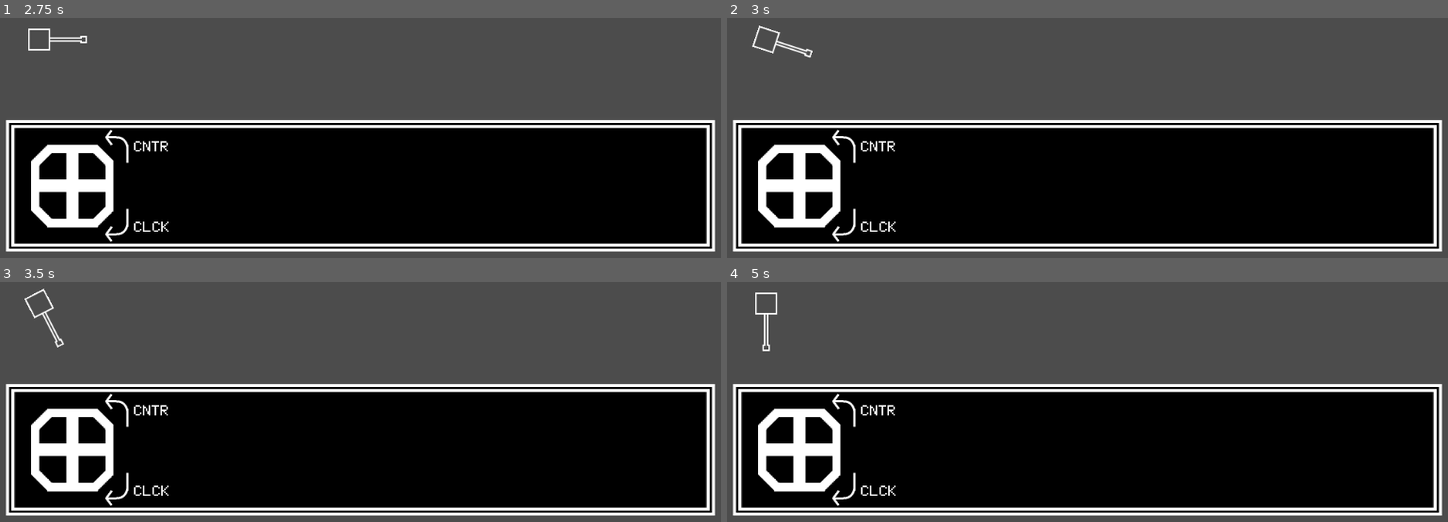
Above: before the commit, frames 1-4 (two rows, left to right).
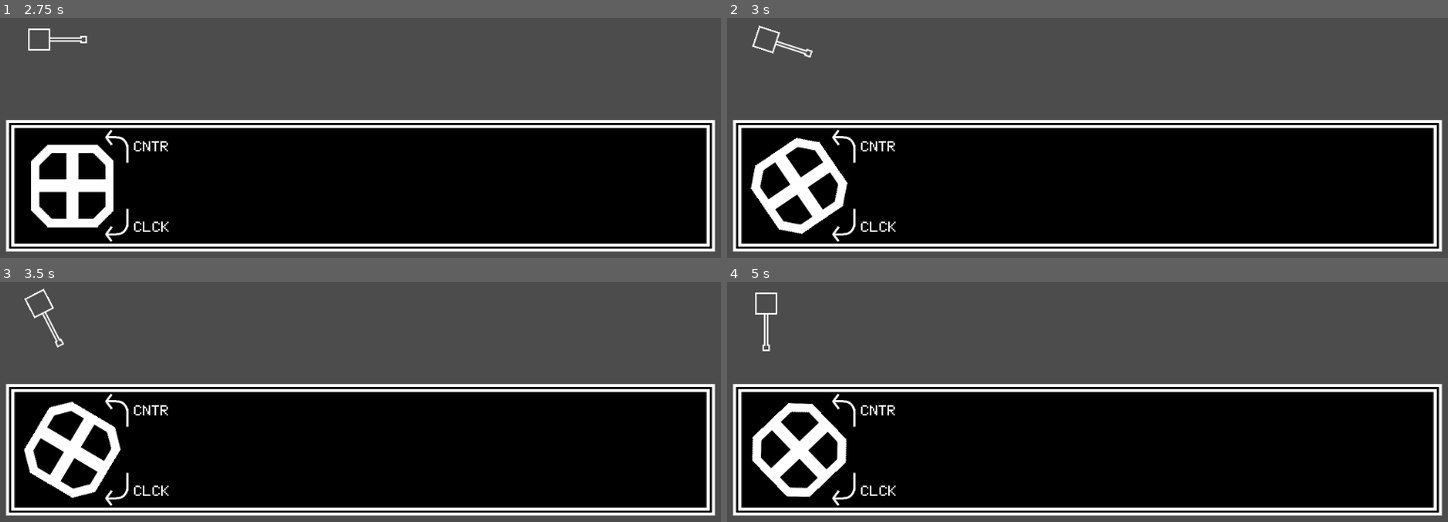
Above: after the commit, the same moments.

Repository: CluckeyMcCormick/fictional-guacamole
Game: Godot game, scene res://scenes/Main.tscn
The game is run twice, just before and just after one commit, with the same random seed, the same clock (stepped at 60 frames per second) and the same inputs.
Inputs (mouse positions are in pixels of both pictures, inside the frame that each line leads up to):
- Up to frame 1 (2.75 s): click (72, 186) at 0.5 s; click (72, 186) at 1.25 s; click (72, 186) at 2 s
- Up to frame 2 (3 s): tap Enter at 2.75 s; move the mouse to (outside the picture) at 2.77 s; hold E (tr_rotate_clockwise) from 2.78 s (still down)
- Up to frame 3 (3.5 s): keep holding E (tr_rotate_clockwise)
- Up to frame 4 (5 s): move the mouse to (936, 325) at 3.52 s; release E (tr_rotate_clockwise) at 3.53 s; tap Q (tr_rotate_counterwise) at 3.6 s; move the mouse to (outside the picture) at 4.27 s; hold E (tr_rotate_clockwise) from 4.28 s (still down)

Frame 1 is identical in both runs. In frame 2, 2.6% of the frame differs, in the area x 3-17%, y 49-91%; in frame 3, 2.5%; in frame 4, 2.8%, in the area x 3-17%, y 50-90%.

Commit message:
Finish the "turnable" wheel
It probably shouldn't have taken as long as it did, but I'm still
pretty new to this whole Godot thing.

All the same, I've finished developing the turnable wheel. I feel
like it's inefficient in terms of processing, but you gotta do what
you gotta do. And I don't think it looks half bad, either.

Nah, it probably LOOKS awful but it's functionally exactly what I
wanted.

Diff:
--- /dev/null
+++ b/godot/scenes/GUI/GUI.gd
@@ -0,0 +1,13 @@
+extends MarginContainer
+
+# Declare member variables here. Examples:
+# var a = 2
+# var b = "text"
+
+# Called when the node enters the scene tree for the first time.
+func _ready():
+    pass # Replace with function body.
+
+# Called every frame. 'delta' is the elapsed time since the previous frame.
+#func _process(delta):
+#    pass
--- a/godot/scenes/GUI/GUI.tscn
+++ b/godot/scenes/GUI/GUI.tscn
@@ -1,21 +1,22 @@
-[gd_scene load_steps=9 format=2]
+[gd_scene load_steps=10 format=2]
 
-[ext_resource path="res://assets/menu_background.png" type="Texture" id=1]
-[ext_resource path="res://scenes/GUI/WheelMaster.gd" type="Script" id=2]
-[ext_resource path="res://assets/grab_wheel.png" type="Texture" id=3]
-[ext_resource path="res://assets/curve_arrow_flip.png" type="Texture" id=4]
-[ext_resource path="res://assets/curve_arrow.png" type="Texture" id=5]
-[ext_resource path="res://assets/font/Minimal5x7.ttf" type="DynamicFontData" id=6]
+[ext_resource path="res://scenes/GUI/GUI.gd" type="Script" id=1]
+[ext_resource path="res://assets/menu_background.png" type="Texture" id=2]
+[ext_resource path="res://scenes/GUI/WheelMaster.gd" type="Script" id=3]
+[ext_resource path="res://assets/grab_wheel.png" type="Texture" id=4]
+[ext_resource path="res://assets/curve_arrow_flip.png" type="Texture" id=5]
+[ext_resource path="res://assets/curve_arrow.png" type="Texture" id=6]
+[ext_resource path="res://assets/font/Minimal5x7.ttf" type="DynamicFontData" id=7]
 
 [sub_resource type="DynamicFont" id=1]
 size = 33
-font_data = ExtResource( 6 )
+font_data = ExtResource( 7 )
 
 [sub_resource type="DynamicFont" id=2]
 size = 25
-font_data = ExtResource( 6 )
+font_data = ExtResource( 7 )
 
-[node name="GUIBox" type="MarginContainer"]
+[node name="GUI" type="MarginContainer"]
 anchor_top = 1.0
 anchor_right = 1.0
 anchor_bottom = 1.0
@@ -25,6 +26,7 @@
 custom_constants/margin_top = 10
 custom_constants/margin_left = 30
 custom_constants/margin_bottom = 10
+script = ExtResource( 1 )
 
 [node name="BoxBackground" type="NinePatchRect" parent="."]
 margin_left = 30.0
@@ -110,7 +112,7 @@
 align = 1
 valign = 1
 
-[node name="Label_LAYPROC" type="Label" parent="BoxMargins/BoxDivider/WheelMaster"]
+[node name="Label_TRAVLAY" type="Label" parent="BoxMargins/BoxDivider/WheelMaster"]
 margin_left = 115.0
 margin_top = 52.0
 margin_right = 245.0
@@ -119,7 +121,7 @@
 rect_rotation = 90.0
 rect_pivot_offset = Vector2( 65, 25 )
 custom_fonts/font = SubResource( 2 )
-text = "LAYPROC
+text = "TRAVLAY
 ENGAGE"
 align = 1
 valign = 1
--- a/godot/scenes/GUI/WheelMaster.gd
+++ b/godot/scenes/GUI/WheelMaster.gd
@@ -1,29 +1,135 @@
 extends Control
 
-# Is our "Laying Process" engaged (are we)?
-var layproc_engaged = false
+# Our rate of velocity decay, per second. Essentially, the wheel will lose
+# ANG_VELO_DECAY % velocity every second
+const ANG_VELO_DECAY = 0.95
 
-# Grab our "LAYPROC" label. We'll hide the text depending on whether the
-# fictional laying process is enabled or disabled
-onready var layproc_label = $Label_LAYPROC
+# The maximum absolute angular velocity, measured in radians / sec
+const MAX_ABS_ANG_VELO =  (7 * PI) / 2
+
+# Mouse movement is measured in pixels, and our angular velocity in rads/sec
+# This constant converts 1 pixel move to however many rads/sec specified
+const MOUSE_MOVE_RADS = (1 * PI) / 2
+
+# We'll use this enum to determine our current quadrant, relative to the wheel
+enum { NORTH_EAST, NORTH_WEST, SOUTH_WEST, SOUTH_EAST, NONE}
+
+# Grab our "TRAVLAY" label. We'll hide the text depending on whether the
+# fictional traverse laying process is engaged or not
+onready var travlay_label = $Label_TRAVLAY
+# Grab the wheel that we'll actually be turning
+onready var trav_wheel = $TraverseWheel
+
+# Is our "Traverse Laying Process" engaged (are we aiming the turret)?
+var travlay_engaged = false
+
+# Our current angular velocity for the traverse wheel
+# Ideally measured in radians / sec
+var ang_velo = 0;
 
 # Called when the node enters the scene tree for the first time.
 func _ready():
-    # Ensure our
-    layproc_label.hide()
-    layproc_engaged = false
+    # Ensure our values are at their defaults
+    travlay_label.hide()
+    travlay_engaged = false
+
+# Called every frame. 'delta' is the elapsed time since the previous frame.
+func _process(delta):
+
+    if ang_velo < 0.001:
+        # Set our rotation using the angular velocity
+        trav_wheel.set_rotation( trav_wheel.get_rotation() + (ang_velo * delta) )
+
+        # Calculate our new angular velocity, now with decay
+        ang_velo -= ang_velo * (ANG_VELO_DECAY * delta)
+
+        # Clamp our angular velocity value
+        ang_velo = clamp( ang_velo, -MAX_ABS_ANG_VELO, MAX_ABS_ANG_VELO)
+    else:
+        ang_velo = 0;
 
 # What do we do when the wheel is pressed?
 func _on_TraverseWheel_button_down():
-    layproc_label.show()
-    layproc_engaged = true
+    travlay_label.show()
+    travlay_engaged = true
 
 # What do we do when the wheel is released?
 func _on_TraverseWheel_button_up():
-    layproc_label.hide()
-    layproc_engaged = false
+    travlay_label.hide()
+    travlay_engaged = false
 
 func _input(event):
     # If lay process isn't engaged or the event isn't a mouse motion, then back out
-    if not layproc_engaged or not event is InputEventMouseMotion:
+    if not travlay_engaged or not event is InputEventMouseMotion:
         return
+
+    # Step 1: Determine which quadrant the mouse started in, relative to the
+    # wheel.
+    # Calculate our mouse's start point, relative to the wheel. This allows us
+    # to more easily test the x and y axis to determine the quadrant
+    var wheel_start = (self.get_local_mouse_position() - event.relative) - trav_wheel.rect_pivot_offset
+    var quadrant = NONE
+
+    # Test our relative start x - if it's < 0, we're in the western quads
+    if wheel_start.x < 0:
+        # If y is < 0, then we're in the north
+        if wheel_start.y < 0:
+            quadrant = NORTH_WEST
+        # Otherwise, we must be in the south!
+        else:
+            quadrant = SOUTH_WEST
+    # Otherwise, we're in the eastern quads
+    else:
+        # If y is < 0, then we're in the north
+        if wheel_start.y < 0:
+            quadrant = NORTH_EAST
+        # Otherwise, we must be in the south!
+        else:
+            quadrant = SOUTH_EAST
+
+    # Step 2: Process the movement into a velocity value, depending on the quad
+    var new_velo = 0
+
+    # We need to change how we calculate the velocity from our x and y change
+    # depending on which quadrant we started in
+    match quadrant:
+        NORTH_EAST:
+            print("North East ", event.relative)
+            # Negative Y is CCW, Positive is CW
+            # Ergo, respect the sign
+            new_velo += event.relative.y * MOUSE_MOVE_RADS
+
+            # Negative X is CCW, Positive is CW
+            # Ergo, respect the sign
+            new_velo += event.relative.x * MOUSE_MOVE_RADS
+        NORTH_WEST:
+            print("North West ", event.relative)
+            # Negative Y is CW, Positive is CCW
+            # Ergo, flip the sign
+            new_velo += -(event.relative.y * MOUSE_MOVE_RADS)
+
+            # Negative X is CCW, Positive is CW
+            # Ergo, respect the sign
+            new_velo += event.relative.x * MOUSE_MOVE_RADS
+        SOUTH_WEST:
+            print("South West ", event.relative)
+            # Negative Y is CW, Positive is CCW
+            # Ergo, flip the sign
+            new_velo += -(event.relative.y * MOUSE_MOVE_RADS)
+
+            # Negative X is CW, Positive is CCW
+            # Ergo, flip the sign
+            new_velo += -(event.relative.x * MOUSE_MOVE_RADS)
+        SOUTH_EAST:
+            print("South East ", event.relative)
+            # Negative Y is CCW, Positive is CW
+            # Ergo, respect the sign
+            new_velo += event.relative.y * MOUSE_MOVE_RADS
+
+            # Negative X is CW, Positive is CCW
+            # Ergo, flip the sign
+            new_velo += -(event.relative.x * MOUSE_MOVE_RADS)
+
+    # Step 3: Assign the velocity, emit a velocity_changed signal
+    ang_velo = new_velo
+    ang_velo = clamp( ang_velo, -MAX_ABS_ANG_VELO, MAX_ABS_ANG_VELO)
--- a/godot/scenes/Main.tscn
+++ b/godot/scenes/Main.tscn
@@ -4,7 +4,6 @@
 [ext_resource path="res://scenes/Turret.tscn" type="PackedScene" id=2]
 [ext_resource path="res://scenes/Turret.gd" type="Script" id=3]
 [ext_resource path="res://scenes/GUI/GUI.tscn" type="PackedScene" id=4]
-
 
 [node name="Node" type="Node"]
 script = ExtResource( 1 )
Not shown: 5 places in godot/scenes/GUI/GUI.tscn that only renumber resources
